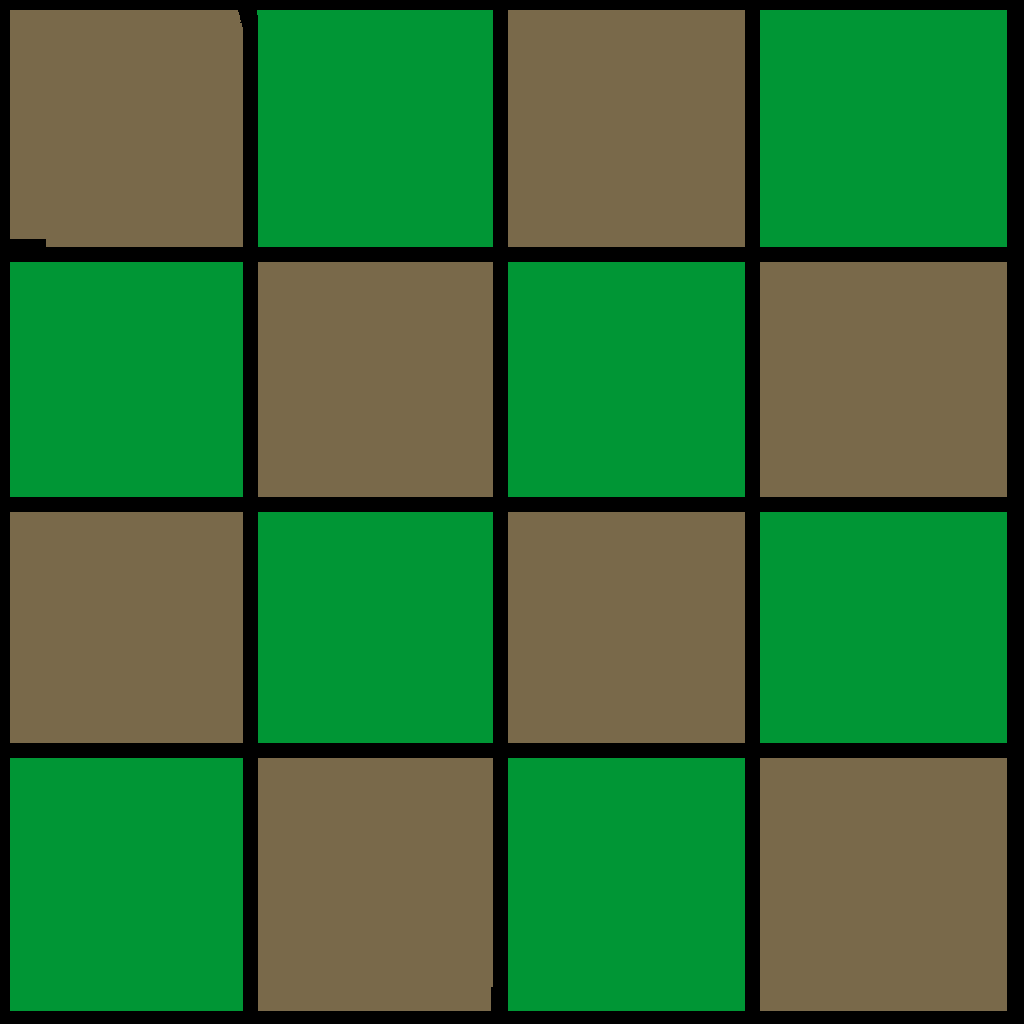
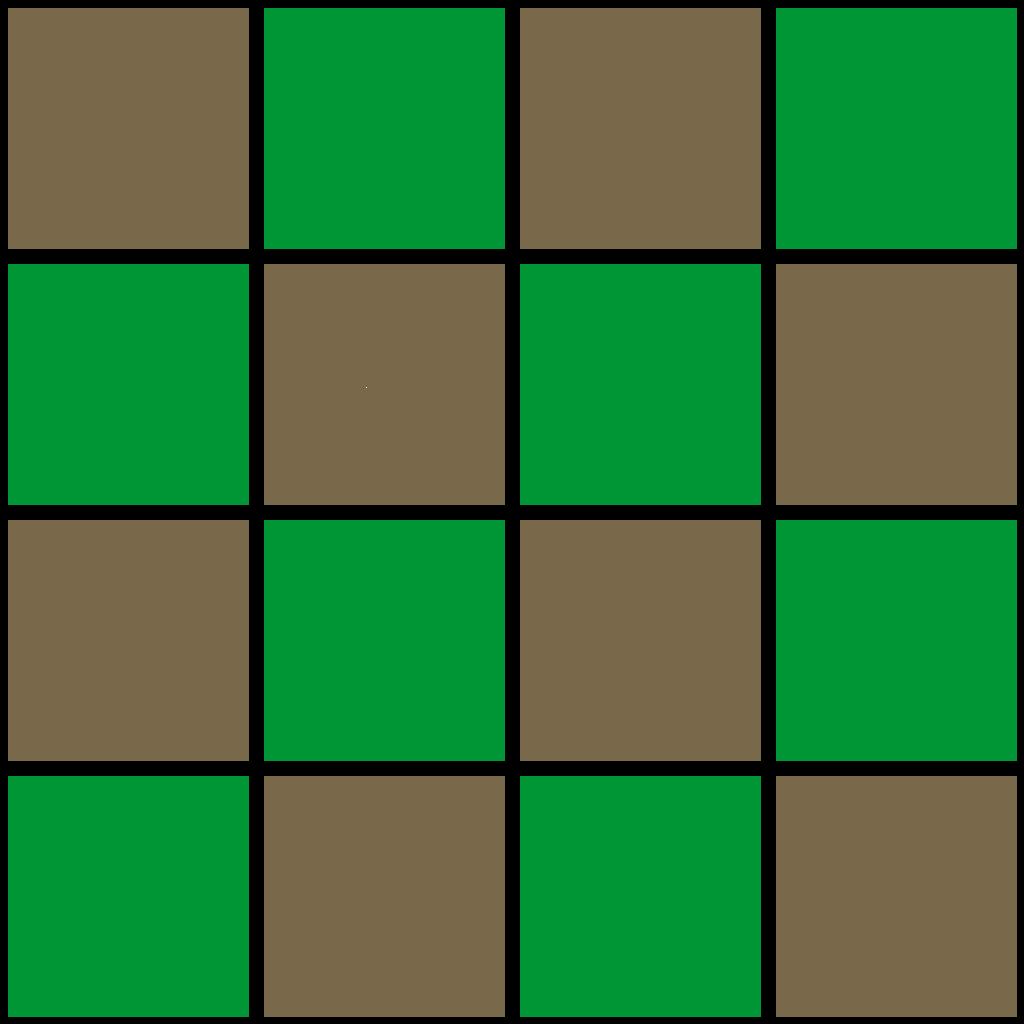
Layered file, before and after one edit (1024x1024). Changes by layer:
renamed "grass" to "grid and grass", painted on it over [8, 8, 1017, 1017]
painted on "rocks" over [234, 16, 416, 388]
